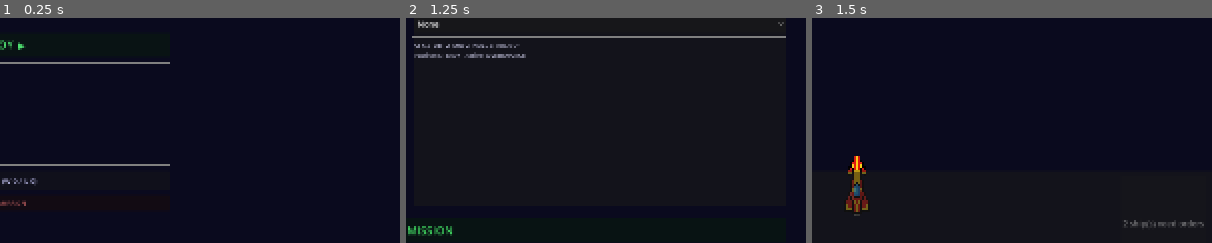
Above: before the commit, frames 1-3 (left to right).
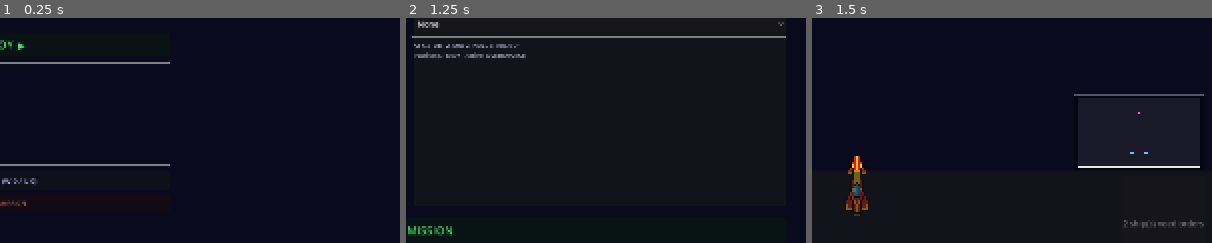
Above: after the commit, the same moments.

Repository: kavemankai/JaggedBuild
Game: Godot game, scene res://scenes/MainMenu.tscn
Same seed, same stepped clock (60 frames per second), same inputs: the game is played once before the commit and once after it.
Inputs:
- Up to frame 1 (0.25 s): no input
- Up to frame 2 (1.25 s): click "DEPLOY ▶" at 0.5 s
- Up to frame 3 (1.5 s): click "LAUNCH MISSION" at 1.25 s
The pictures show only the part of the screen within x 50-100%, y 43-93%; the shares and areas given below are measured in that part.

Frames 1-2 are identical in both runs. In frame 3, 0.6% of the frame differs, in the area x 65-98%, y 33-67%.

Commit message:
Gate 25: minimap
Corner minimap (bottom-right, above the strip) on the UI CanvasLayer. Draws
simplified markers from world coords scaled to its rect: arena field, ship
dots (cyan player / magenta enemy / dim destroyed), the capital hull bar, the
live camera viewport rectangle, and a REACH_EDGE objective line. Click/drag to
jump the camera. Redraws on phase-change signals (method refs, auto-cleaned)
and camera movement — not per-frame.

Co-Authored-By: Claude Opus 4.8 <noreply@anthropic.com>

Diff:
--- a/scripts/Main.gd
+++ b/scripts/Main.gd
@@ -7,6 +7,7 @@
 const ShipClasses := preload("res://scripts/ShipClasses.gd")
 const Objective := preload("res://scripts/Objective.gd")
 const CameraRig := preload("res://scripts/CameraRig.gd")
+const Minimap := preload("res://scripts/Minimap.gd")
 
 @onready var player_ship: Ship = $Ships/PlayerShip
 @onready var wing_ship: Ship = $Ships/WingShip
@@ -87,6 +88,7 @@
 	planning_strip.setup(_player_ships, _ghosts)
 	planning_strip.set_camera(_camera)
 	_build_frame_button()
+	_build_minimap()
 	planning_strip.all_confirmed.connect(_on_all_confirmed)
 
 	# HUD lists combatants only — the capital hull is non-targetable scenery.
@@ -127,6 +129,15 @@
 		if not sh.is_destroyed:
 			pts.append(sh.global_position)
 	_camera.frame_all(pts)
+
+
+# Corner minimap (bottom-right, above the planning strip). Screen-space on $UI.
+func _build_minimap() -> void:
+	var map := Minimap.new()
+	map.size = Vector2(260, 150)
+	map.position = Vector2(1600 - 260 - 16, 900 - 150 - 212)
+	$UI.add_child(map)
+	map.setup(_ships, _camera, _objective, ManeuverSystem.arena_size)
 
 
 func _make_spawns(mission: Dictionary, enemy_specs: Array) -> void:
--- /dev/null
+++ b/scripts/Minimap.gd
@@ -0,0 +1,117 @@
+extends Control
+
+# Corner overview of the whole arena. Draws simplified markers (not real ships) from
+# world coords scaled into the minimap rect: ship dots, the capital hull bar, the live
+# camera viewport rectangle, and objective hints. Click/drag to jump the camera.
+# Redraws on phase changes + camera movement (not per-frame) — cheap.
+
+const Objective := preload("res://scripts/Objective.gd")
+
+const PLAYER_COL := Color(0.3, 0.8, 1.0)
+const ENEMY_COL := Color(1.0, 0.35, 0.8)
+const DEAD_COL := Color(0.35, 0.35, 0.4)
+const PAD := 6.0
+
+var _ships: Array = []
+var _camera: Node = null
+var _objective: Objective = null
+var arena: Vector2 = Vector2(1600, 900)
+
+var _last_cam: Vector2 = Vector2.ZERO
+var _last_zoom: float = 1.0
+
+
+func setup(ships: Array, camera: Node, objective: Objective, arena_size: Vector2) -> void:
+	_ships = ships
+	_camera = camera
+	_objective = objective
+	arena = arena_size
+	# Method references (auto-disconnected when this node frees) — redraw each phase.
+	RoundManager.planning_phase_started.connect(queue_redraw)
+	RoundManager.resolution_phase_started.connect(queue_redraw)
+	RoundManager.action_phase_started.connect(queue_redraw)
+	RoundManager.combat_phase_started.connect(queue_redraw)
+	RoundManager.evaluation_phase_started.connect(queue_redraw)
+	queue_redraw()
+
+
+func _process(_delta: float) -> void:
+	# Keep the viewport rectangle live as the camera pans/zooms.
+	if _camera != null and (_camera.position != _last_cam or _camera.zoom.x != _last_zoom):
+		_last_cam = _camera.position
+		_last_zoom = _camera.zoom.x
+		queue_redraw()
+
+
+func _inner() -> Rect2:
+	return Rect2(PAD, PAD, size.x - 2.0 * PAD, size.y - 2.0 * PAD)
+
+
+func _map_scale() -> float:
+	var inner: Rect2 = _inner()
+	return minf(inner.size.x / arena.x, inner.size.y / arena.y)
+
+
+func _map_origin() -> Vector2:
+	var inner: Rect2 = _inner()
+	var mapped: Vector2 = arena * _map_scale()
+	return inner.position + (inner.size - mapped) * 0.5
+
+
+func _w2m(p: Vector2) -> Vector2:
+	return _map_origin() + p * _map_scale()
+
+
+func _draw() -> void:
+	var s: float = _map_scale()
+	var o: Vector2 = _map_origin()
+
+	# Frame + arena field.
+	draw_rect(Rect2(Vector2.ZERO, size), Color(0.02, 0.02, 0.06, 0.85))
+	draw_rect(Rect2(Vector2.ZERO, size), Color(0.4, 0.4, 0.5, 0.8), false, 1.0)
+	draw_rect(Rect2(o, arena * s), Color(0.10, 0.10, 0.16, 1.0))
+
+	# Objective hint: the escape/far edge for REACH_EDGE missions.
+	if _objective != null and _objective.type == Objective.Type.REACH_EDGE:
+		var y: float = o.y + _objective.edge_y * s
+		draw_line(Vector2(o.x, y), Vector2(o.x + arena.x * s, y), Color(0.4, 1.0, 0.5, 0.8), 1.5)
+
+	# Ships.
+	for sh in _ships:
+		var ship: Ship = sh as Ship
+		if not is_instance_valid(ship):
+			continue
+		if ship.is_capital:
+			# Hull bar spanning the arena width at its world y.
+			var by: float = o.y + ship.global_position.y * s
+			draw_rect(Rect2(o.x, by, arena.x * s, 3.0), Color(0.7, 0.28, 0.24, 1.0))
+			continue
+		var col: Color
+		if ship.is_destroyed:
+			col = DEAD_COL
+		elif ship.team == "PLAYER":
+			col = PLAYER_COL
+		else:
+			col = ENEMY_COL
+		draw_circle(_w2m(ship.global_position), 3.0, col)
+
+	# Live camera viewport rectangle.
+	if _camera != null:
+		var half: Vector2 = (get_viewport_rect().size * 0.5) / _camera.zoom
+		var tl: Vector2 = _w2m(_camera.position - half)
+		var br: Vector2 = _w2m(_camera.position + half)
+		draw_rect(Rect2(tl, br - tl), Color(1.0, 1.0, 1.0, 0.9), false, 1.0)
+
+
+func _gui_input(event: InputEvent) -> void:
+	if event is InputEventMouseButton and event.pressed and event.button_index == MOUSE_BUTTON_LEFT:
+		_jump_to(event.position)
+	elif event is InputEventMouseMotion and (event.button_mask & MOUSE_BUTTON_MASK_LEFT) != 0:
+		_jump_to(event.position)
+
+
+func _jump_to(local: Vector2) -> void:
+	if _camera == null:
+		return
+	var world: Vector2 = (local - _map_origin()) / _map_scale()
+	_camera.focus_on(world, false)
